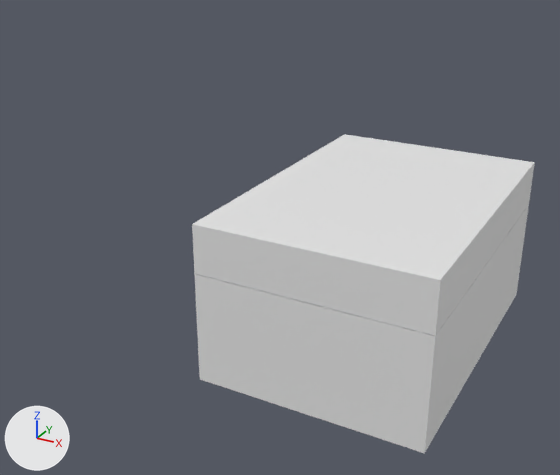
The FBX model Assets/Objekti/cajnaSkatlaClosed.fbx as it was, and as the next commit left it.
The view is the same before and after, from a camera (50 mm lens) standing at (-3.18, -4.2, 2.63) and looking at (-5.41, -0.16, 0.61). Arrows for +X, +Y and +Z are at lower left; the lights stay in place.

The scene before the commit, as lines of its bpy script (objects in view):
```python
me_cube_002 = bpy.data.meshes.new('Cube.002')
me_cube_002.from_pydata(...)  # 40 vertices, 21 faces; spans x -0.7..0.7, y -1.0..1.0, z -0.35..0.35
# faces by material slot: [5, 16]
me_cube_002.materials.append(mat_material_003)  # its picture is missing
me_cube_002.materials.append(mat_zunaj_001)  # its picture is missing
me_cube_003 = bpy.data.meshes.new('Cube.003')
me_cube_003.from_pydata(...)  # 16 vertices, 12 faces; spans x -1.4..0.0, y -1.0..1.0, z -0.3..0.0
# faces by material slot: [5, 7]
me_cube_003.materials.append(mat_box_outside)  # its picture is missing
me_cube_003.materials.append(mat_zunaj)  # its picture is missing
ob_cube = bpy.data.objects.new('Cube', me_cube_002)
ob_cube.location = (-4.789, 0.0, 0.343)
ob_cube_001 = bpy.data.objects.new('Cube.001', me_cube_003)
ob_cube_001.location = (-5.489, 0.0, 0.696)
ob_cube_001.rotation_euler = (0.0, -3.142, 0.0)  # degrees (0, -180, 0)
```
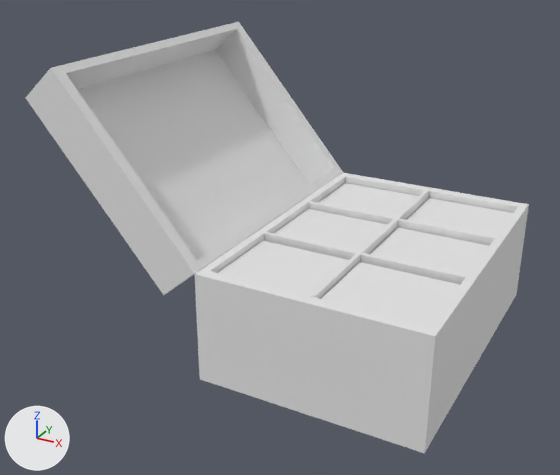
Scene script edits in JSON lines:
```json
{"op": "set", "path": "ob_cube_001.rotation_euler", "old": "(0.0, -3.142, 0.0)", "new": "(0.0, 0.86, 0.0)", "note": "degrees (0, -180, 0) -> degrees (0, 49, 0)"}
```

Where the change shows, as pixel boxes [x1, y1, x2, y2] in the pictures (560 x 475 px):
```json
{"object": "Cube.001", "change": "turned", "before": [192, 134, 535, 336], "after": [26, 22, 343, 295]}
{"object": "Cube.004", "change": "unchanged, uncovered by the edit", "after": [321, 262, 460, 326]}
{"object": "Cube.007", "change": "unchanged, uncovered by the edit", "after": [218, 241, 349, 296]}
{"object": "Cube.005", "change": "unchanged, uncovered by the edit", "after": [370, 228, 489, 276]}
{"object": "Cube.002", "change": "unchanged, uncovered by the edit", "after": [274, 209, 387, 252]}
```
